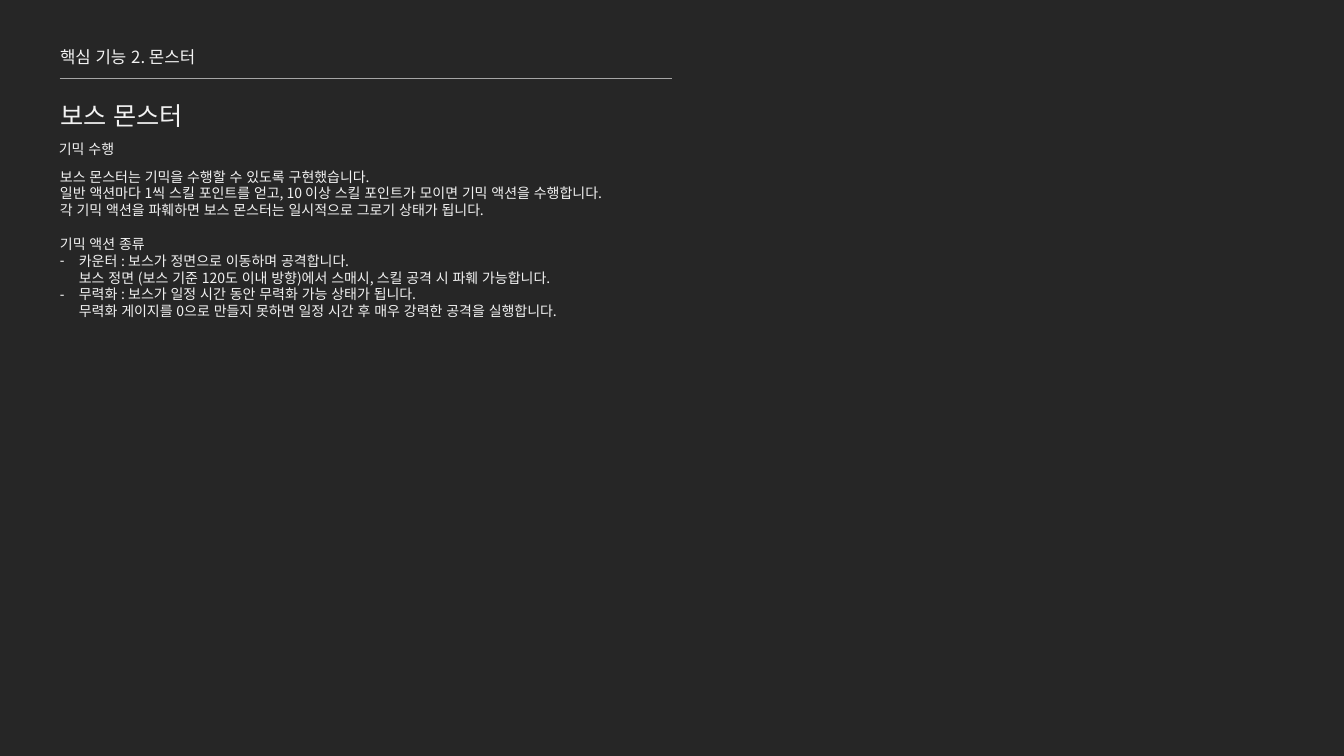
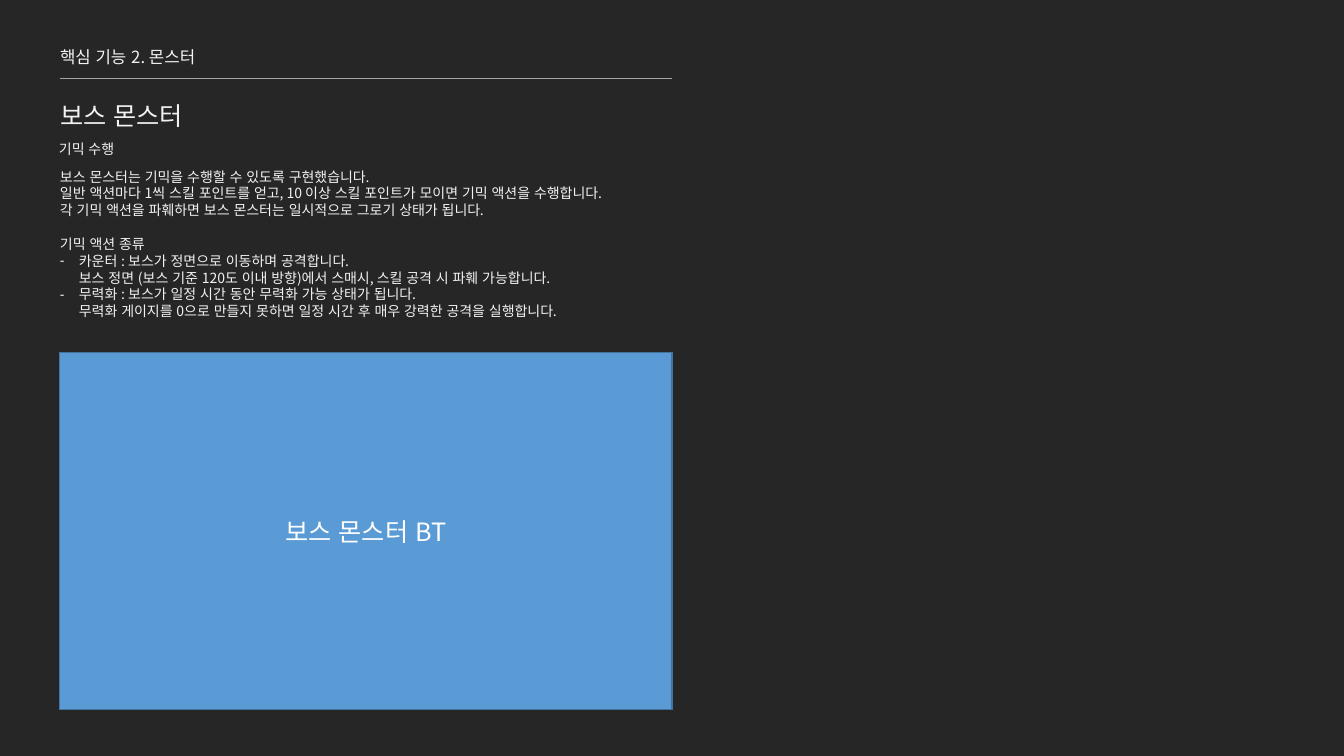
Before and after one commit to jhk0701/project-ARPGHunter, a slide deck: slide 19 of Docs/UnrealEngine_문서_김정환.pptx. Drawn at 1344x756 pixels with LibreOffice and Linux fonts; fonts in the diff are those of the drawing. Boxes give left, top, right and bottom in pixels: in the first picture for what was removed or moved away, otherwise in the second. Text is boxed around its words. In the diff, an @@ line names an element or a change of style, - is before the commit and + after.

```diff
--- a/Docs/UnrealEngine_문서_김정환.pptx
+++ b/Docs/UnrealEngine_문서_김정환.pptx
@@ rectangle added at [59,353,673,710], fill #5B9BD5, outline #43739E 1 pt, 18 pt, text #FFFFFF @@
+보스 몬스터 BT
```
Also in this commit, not shown: 5 other slides changed, 7 other files.
